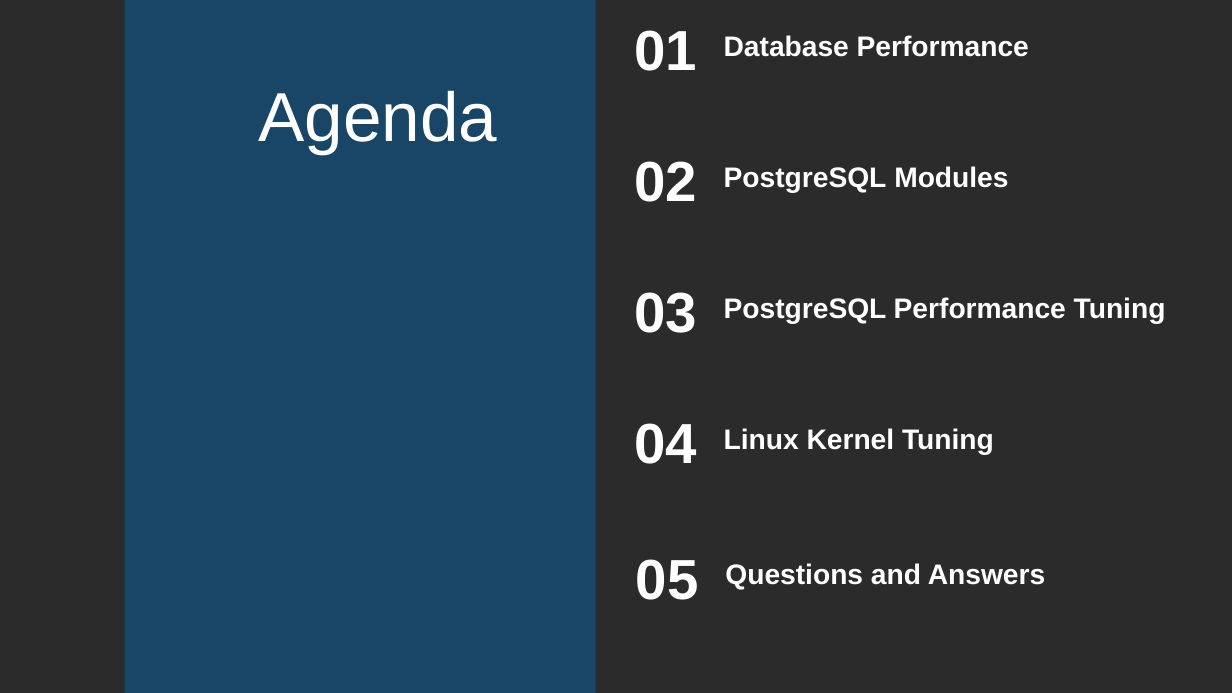
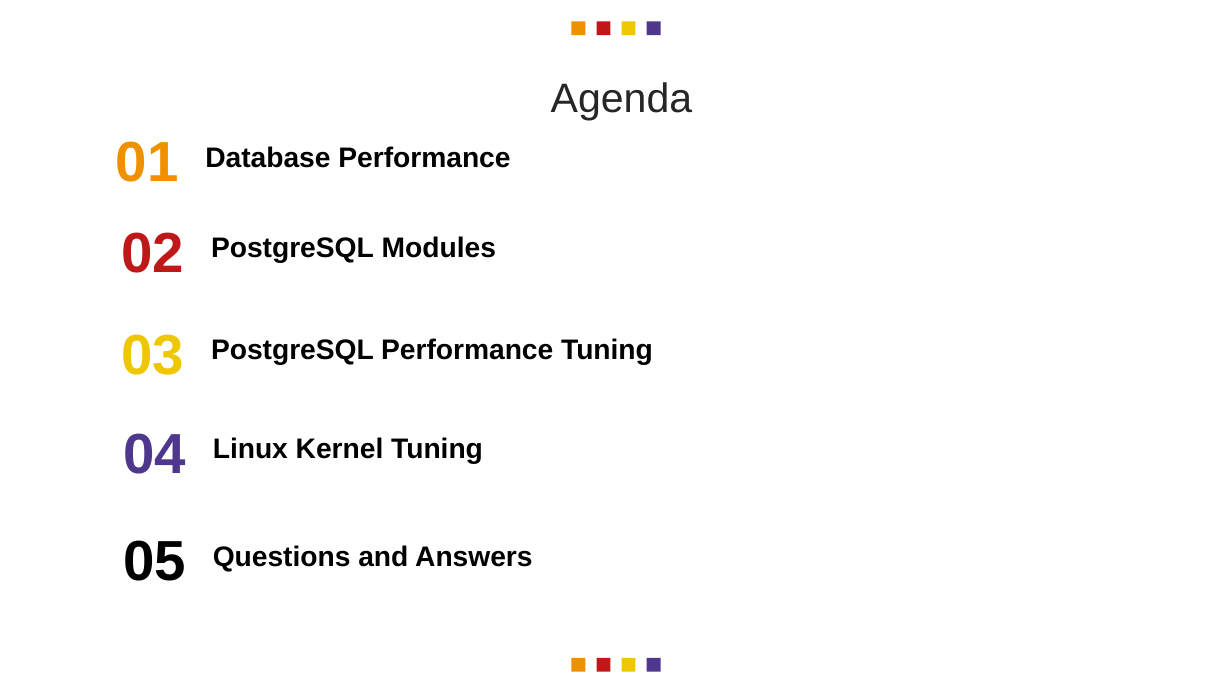
Before and after one commit to ibrarahmad/PostgreSQLTalks, a slide deck: slide 3 of Conferences/PostgreSQL Conf Asia -2020[Online]/Performance-Tuning.pptx. Drawn at 1232x693 pixels with LibreOffice and Linux fonts; fonts in the diff are those of the drawing; background and template pictures are left out; a plain dark background stands for a picture behind light text. Boxes give left, top, right and bottom in pixels: in the first picture for what was removed or moved away, otherwise in the second. Text is boxed around its words. In the diff, an @@ line names an element or a change of style, - is before the commit and + after.

Commit message:
PostgreSQL Conference CHINA and PGConf Asia 2020.
1 - Deep Dive ToPostgreSQL Indexes
2 - Performance Tuning
3 - PostgreSQL Security

```diff
--- a/Conferences/PostgreSQL Conf Asia -2020[Online]/Performance-Tuning.pptx
+++ b/Conferences/PostgreSQL Conf Asia -2020[Online]/Performance-Tuning.pptx
@@ background picture (left out) to #FFFFFF @@
@@ rectangle removed at box(125, 0, 596, 693) @@
@@ group added at box(571, 21, 661, 35): 4 rectangles @@
@@ text "Agenda": place and size @@
-text "Agenda" at box(258, 90, 497, 154)
+text "Agenda" at box(551, 82, 693, 121)
@@ text "Agenda" at box(551, 82, 693, 121): size 54 to 32 pt, text colour #FFFFFF to #262626; alignment right to centre; line spacing 1 to 0.9; more space between paragraphs @@
@@ text "01": place and size @@
-text "01" at box(634, 30, 697, 71)
+text "01" at box(116, 141, 179, 182)
@@ text "01" at box(116, 141, 179, 182): text colour #FFFFFF to #EF9000 @@
@@ text colour #FFFFFF to #000000 in 6 elements at box(211, 236, 496, 263), box(211, 338, 653, 365), box(213, 437, 483, 464), box(213, 545, 532, 571), box(123, 540, 186, 581), box(205, 146, 510, 168) @@
@@ text "Database Performance": place and size @@
-text "Database Performance" at box(724, 35, 1029, 57)
+text "Database Performance" at box(205, 146, 510, 168)
@@ text "02": place and size @@
-text "02" at box(634, 161, 697, 202)
+text "02" at box(122, 232, 185, 273)
@@ text "02" at box(122, 232, 185, 273): text colour #FFFFFF to #BE1818 @@
@@ text "PostgreSQL Modules": place and size @@
-text "PostgreSQL Modules" at box(724, 166, 1008, 193)
+text "PostgreSQL Modules" at box(211, 236, 496, 263)
@@ text "03": place and size @@
-text "03" at box(634, 292, 697, 333)
+text "03" at box(122, 334, 185, 375)
@@ text "03" at box(122, 334, 185, 375): text colour #FFFFFF to #EFC700 @@
@@ text "PostgreSQL Performance Tuning": place and size @@
-text "PostgreSQL Performance Tuning" at box(724, 297, 1166, 324)
+text "PostgreSQL Performance Tuning" at box(211, 338, 653, 365)
@@ text "04": place and size @@
-text "04" at box(634, 423, 697, 464)
+text "04" at box(123, 433, 186, 474)
@@ text "04" at box(123, 433, 186, 474): text colour #FFFFFF to #4E378C @@
@@ text "Linux Kernel Tuning": place and size @@
-text "Linux Kernel Tuning" at box(724, 428, 994, 454)
+text "Linux Kernel Tuning" at box(213, 437, 483, 464)
@@ text "05": place and size @@
-text "05" at box(636, 559, 699, 600)
+text "05" at box(123, 540, 186, 581)
@@ text "Questions and Answers": place and size @@
-text "Questions and Answers" at box(725, 563, 1045, 590)
+text "Questions and Answers" at box(213, 545, 532, 571)
@@ group added at box(571, 658, 661, 672): 4 rectangles @@
```
Also in this commit, not shown: 34 other slides changed, 2 slides added, 2 slides removed, 1 other file.
